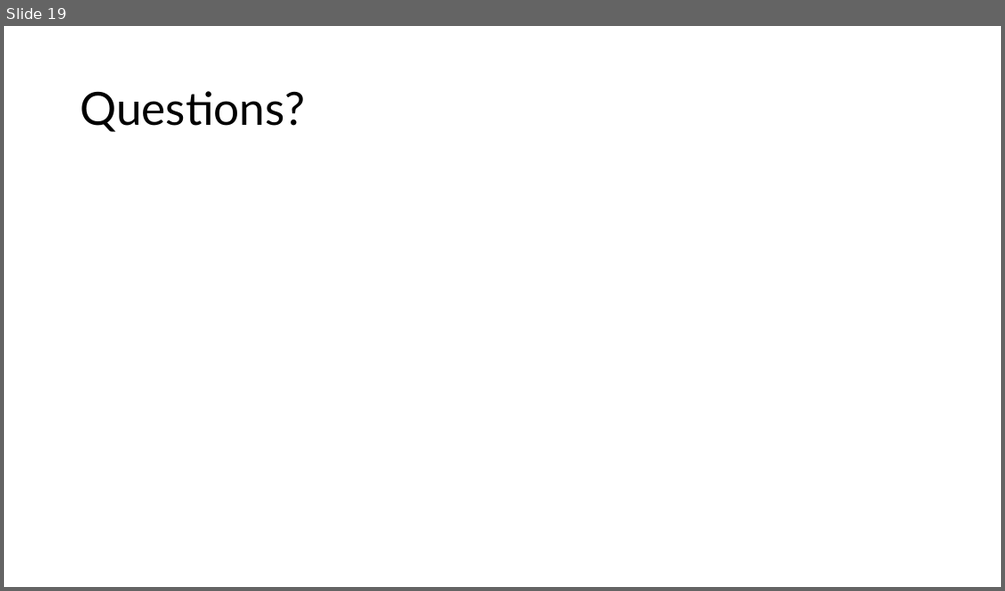
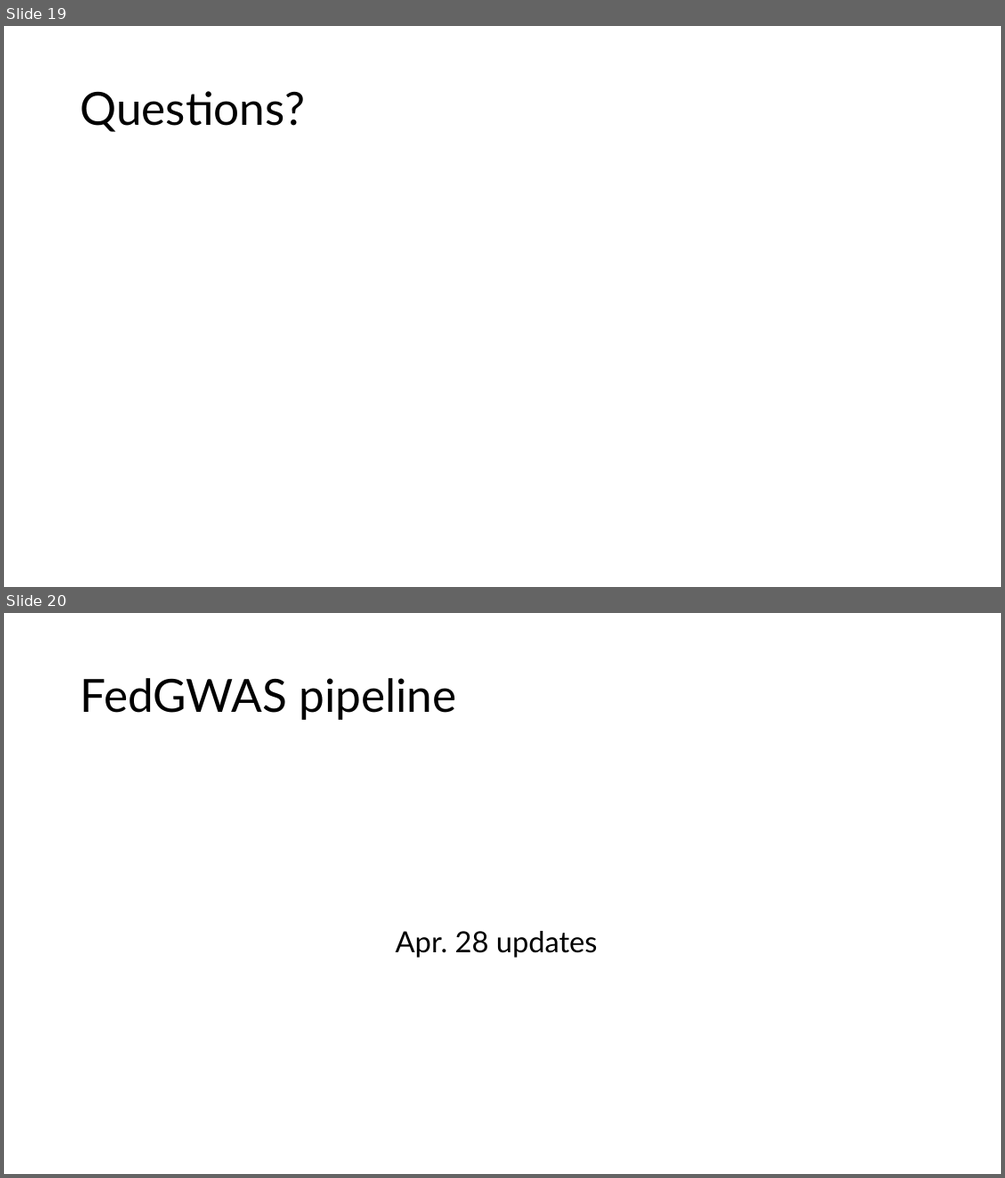
Before and after one commit to idsla/Fed-GWAS, a slide deck: pipeline/0321.pptx. Shown one above the other, each under a label of ours: slide 19 before the commit, slides 19 and 20 after it. The pictures are 1005x591 and 1005x1178 pixels, drawn with LibreOffice and Linux fonts; fonts in the diff are those of the drawing. Boxes give left, top, right and bottom in pixels: in the first picture for what was removed or moved away, otherwise in the second. Text is boxed around its words. In the diff, an @@ line names an element or a change of style, - is before the commit and + after.

```diff
--- a/pipeline/0321.pptx
+++ b/pipeline/0321.pptx
@@ slide 20 added at box(4, 613, 1001, 1174), background #FFFFFF @@
@@ title added at box(80, 678, 457, 720), 44 pt, text #000000 @@
+FedGWAS pipeline
@@ text added at box(396, 931, 598, 957), 28 pt, text #000000 @@
+Apr. 28 updates
```
Also in this commit, not shown: 3 slides changed, 3 other slides added.
